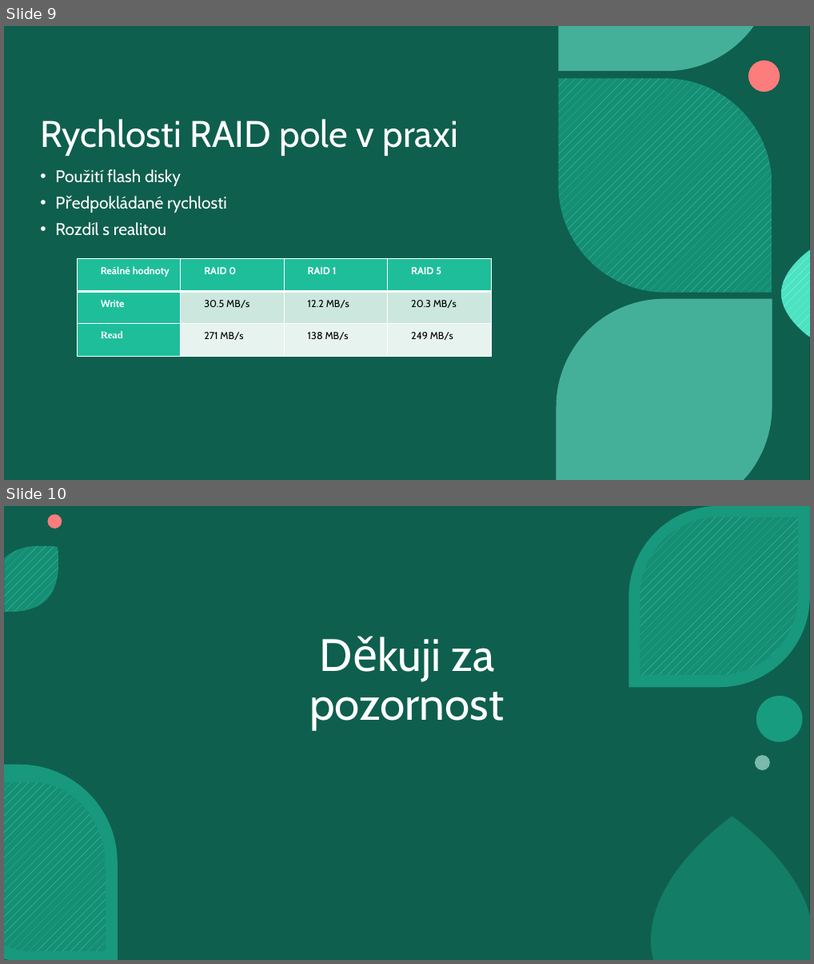
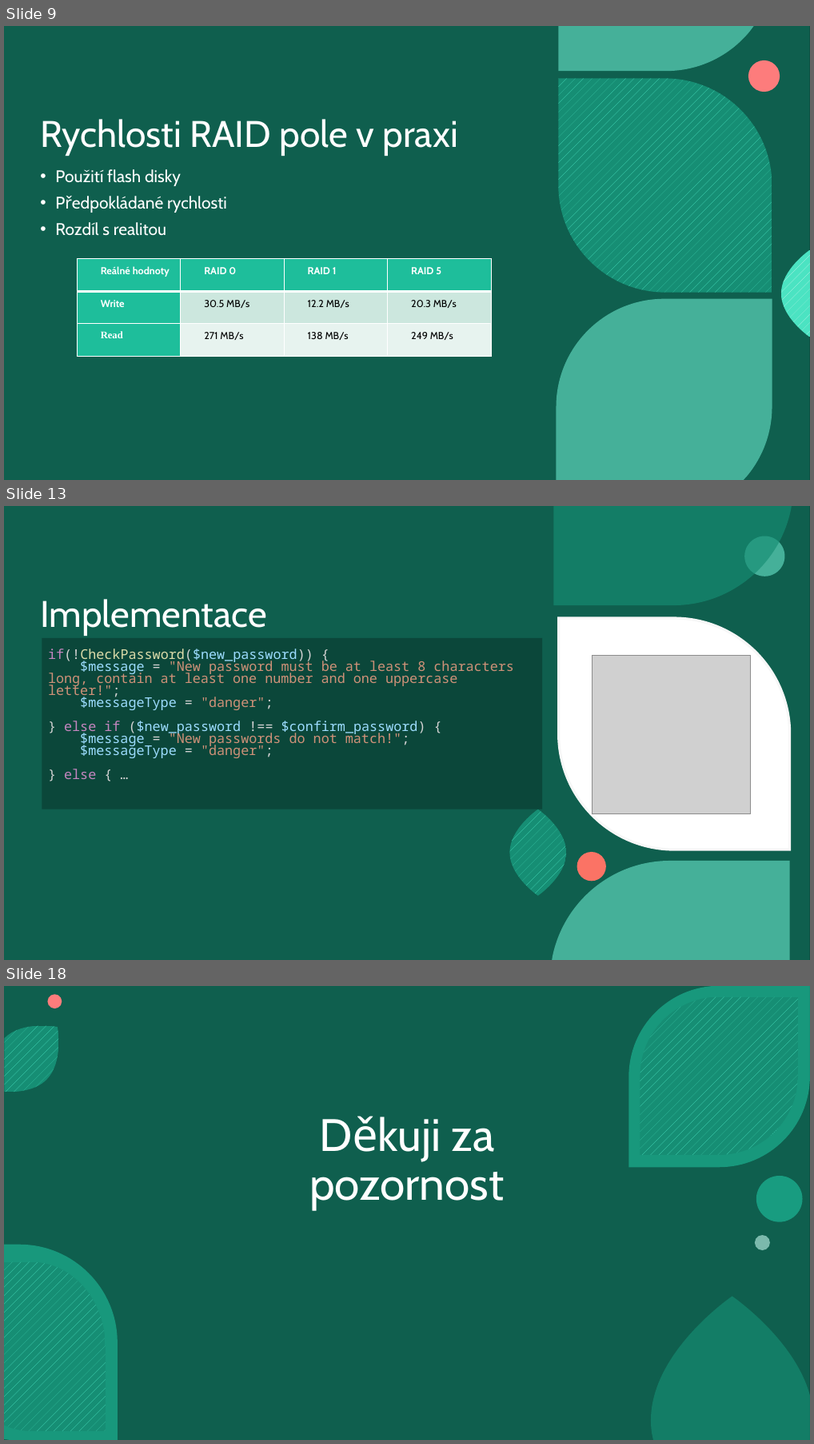
Before and after one commit to michalcz10/USB-RAID-Array, a slide deck: Documentation/USB RAID pole.pptx. Shown one above the other, each under a label of ours: slides 9 and 10 before the commit, slides 9, 13 and 18 after it; the slides between them are not shown. The pictures are 814x964 and 814x1444 pixels, drawn with LibreOffice and Linux fonts; fonts in the diff are those of the drawing; grey boxes stand for pictures; background and template pictures are left out. Boxes give left, top, right and bottom in pixels: in the first picture for what was removed or moved away, otherwise in the second. Text is boxed around its words. In the diff, an @@ line names an element or a change of style, - is before the commit and + after.

```diff
--- a/Documentation/USB RAID pole.pptx
+++ b/Documentation/USB RAID pole.pptx
@@ slide 13 added at (x1=4, y1=506, x2=810, y2=960), background picture (left out); not listed: 3 template elements that a slide beside it also shows @@
@@ rectangle added at (x1=4, y1=506, x2=810, y2=960), fill #09392F @@
@@ rectangle added at (x1=4, y1=506, x2=810, y2=960), fill #18997E at 40% opacity @@
@@ freeform shape added at (x1=558, y1=506, x2=754, y2=551), fill #69E7CC at 60% opacity @@
@@ text added at (x1=40, y1=599, x2=267, y2=635), 44 pt, text #FFFFFF @@
+Implementace
@@ group added at (x1=510, y1=506, x2=792, y2=960): 4 freeform shapes, 2 ellipses @@
@@ title added at (x1=42, y1=638, x2=543, y2=809), fill #0B473A, 16 pt, text #CE9178 @@
+if(!CheckPassword($new_password)) {
+$message = "New password must be at least 8 characters long, contain at least one number and one uppercase letter!";
+$messageType = "danger";
+} else if ($new_password !== $confirm_password) {
+$message = "New passwords do not match!";
+$messageType = "danger";
+} else { …
@@ picture added at (x1=592, y1=655, x2=750, y2=813) @@
@@ freeform shape added at (x1=782, y1=730, x2=810, y2=816), fill pattern #C3F6EB on #4BE3C2 @@
@@ freeform shape added at (x1=556, y1=779, x2=772, y2=960), fill #69E7CC at 60% opacity @@
@@ what was slide 10 is now slide 18 @@
```
Also in this commit, not shown: 2 slides changed, 7 other slides added.
